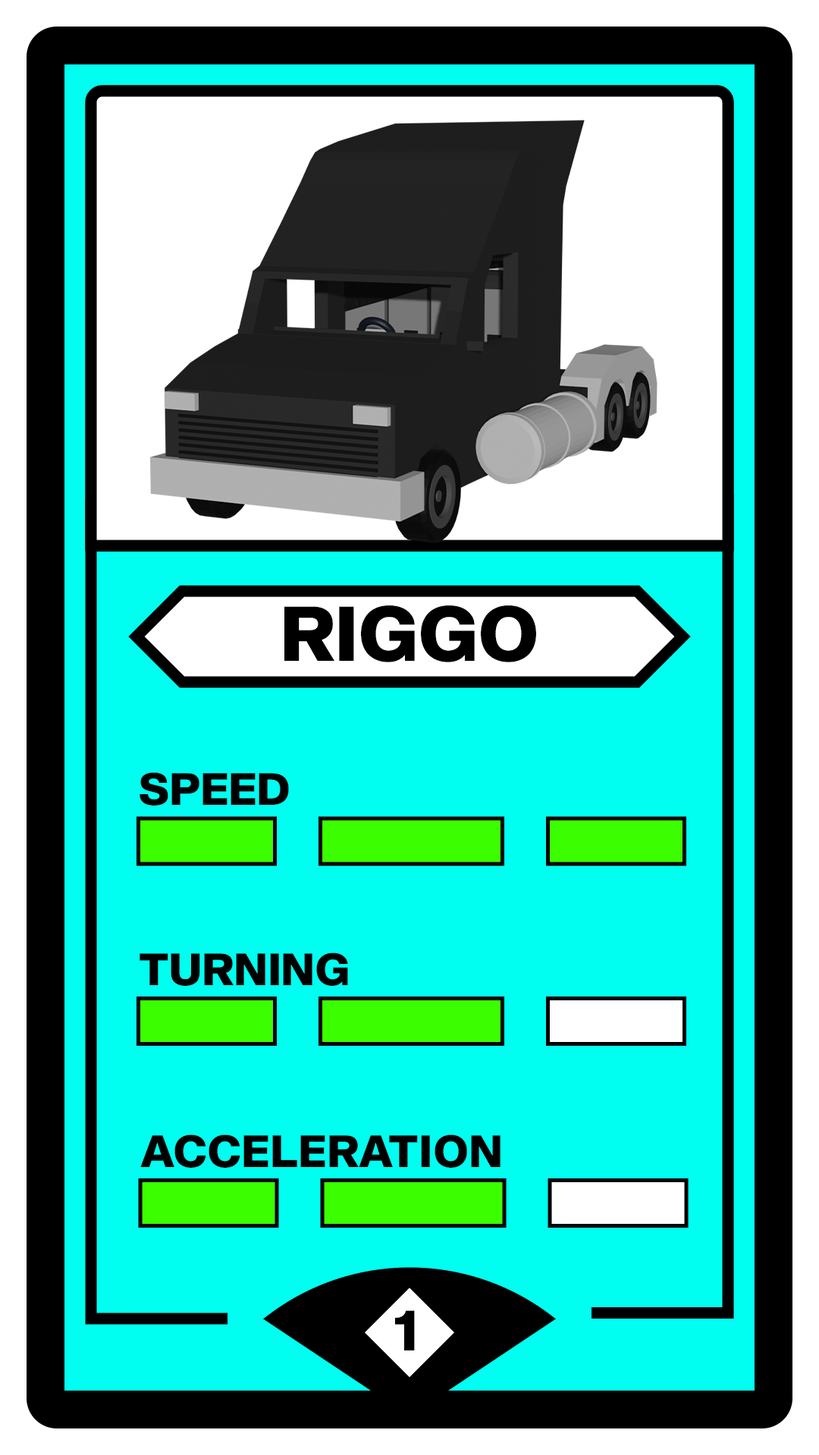
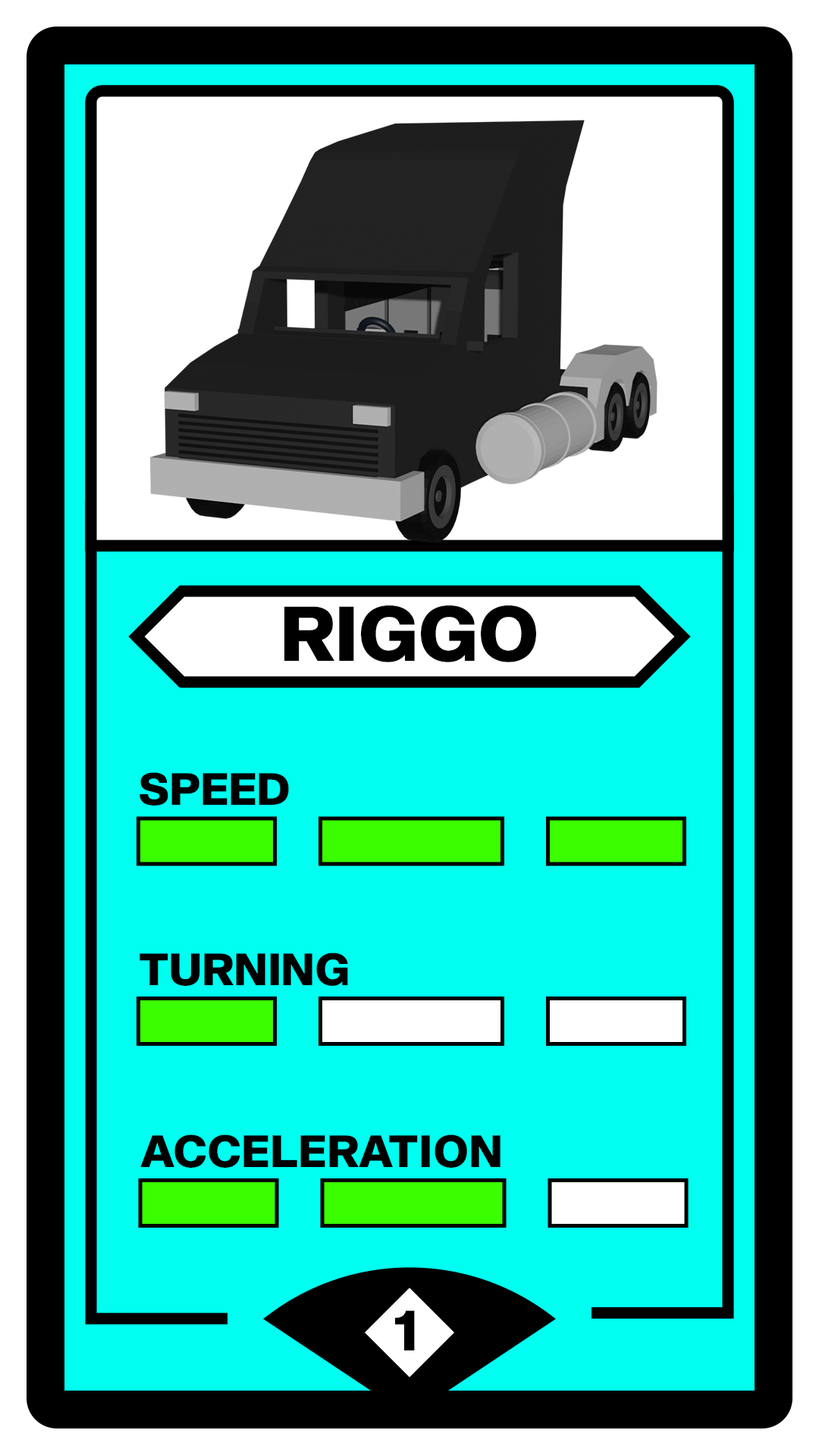
Layered file, before and after one edit (819 x 1455). Changes by layer:
painted on "Level 2" (2nd of 3, in "Turning") over bbox(322, 1000, 501, 1043)
